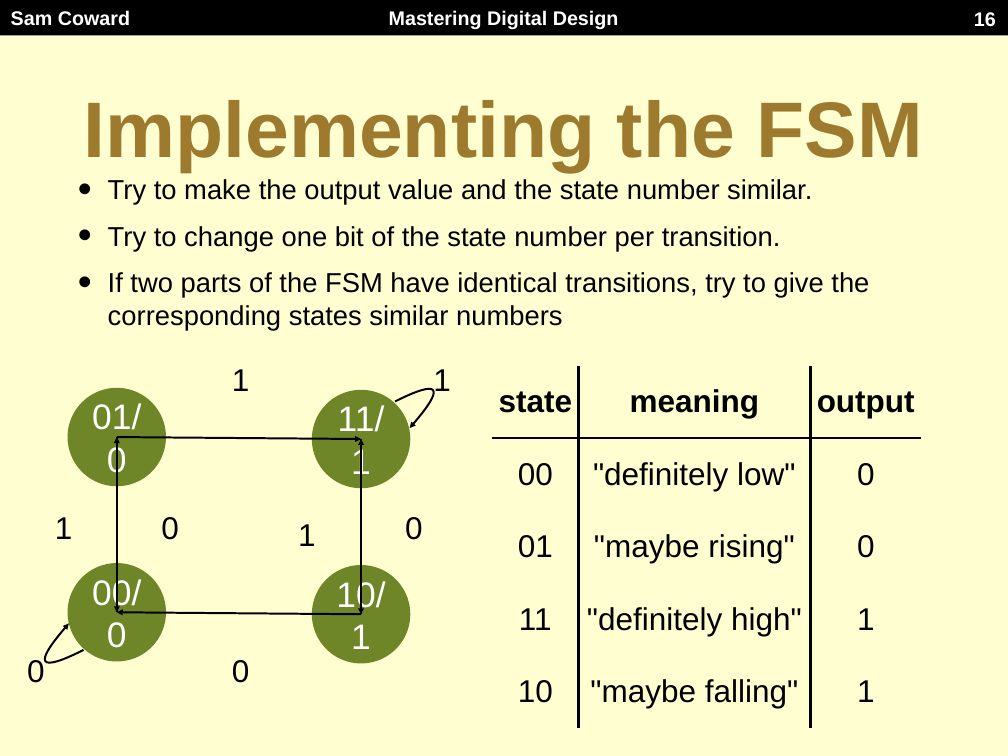
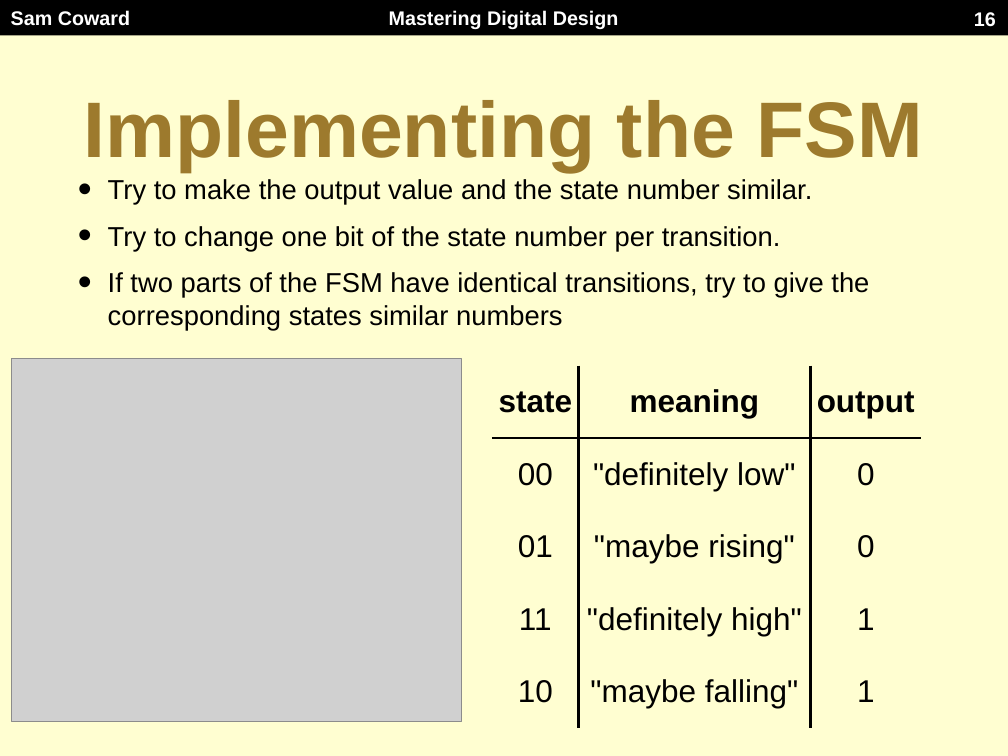
Before and after one commit to Mastering-Digital-Design/Lab-Module, a slide deck: slide 16 of lectures/lecture3.pptx. Drawn at 1008x756 pixels with LibreOffice and Linux fonts; fonts in the diff are those of the drawing; grey boxes stand for pictures. Boxes give left, top, right and bottom in pixels: in the first picture for what was removed or moved away, otherwise in the second. Text is boxed around its words. In the diff, an @@ line names an element or a change of style, - is before the commit and + after.

```diff
--- a/lectures/lecture3.pptx
+++ b/lectures/lecture3.pptx
@@ picture added at [11,358,461,721] @@
@@ ellipse removed at [67,388,166,486] @@
-01/0
@@ text removed at [232,369,250,391] @@
-1
@@ freeform shape removed at [395,389,433,428] @@
@@ text removed at [433,369,451,397] @@
-1
@@ ellipse removed at [312,390,410,488] @@
-11/1
@@ arrow removed from (117, 612) to (117, 437) @@
@@ arrow removed from (117, 437) to (117, 612) @@
@@ arrow removed from (117, 437) to (361, 439) @@
@@ arrow removed from (361, 615) to (361, 439) @@
@@ arrow removed from (361, 439) to (361, 615) @@
@@ text removed at [55,517,73,539] @@
-1
@@ text removed at [161,517,179,540] @@
-0
@@ text removed at [298,524,316,546] @@
-1
@@ text removed at [405,517,423,540] @@
-0
@@ ellipse removed at [67,563,166,661] @@
-00/0
@@ ellipse removed at [312,565,410,663] @@
-10/1
@@ freeform shape removed at [45,624,84,663] @@
@@ arrow removed from (361, 615) to (117, 612) @@
@@ text removed at [27,657,45,683] @@
-0
@@ text removed at [232,660,250,683] @@
-0
```
Also in this commit, not shown: 21 other slides changed, 2 other files.
